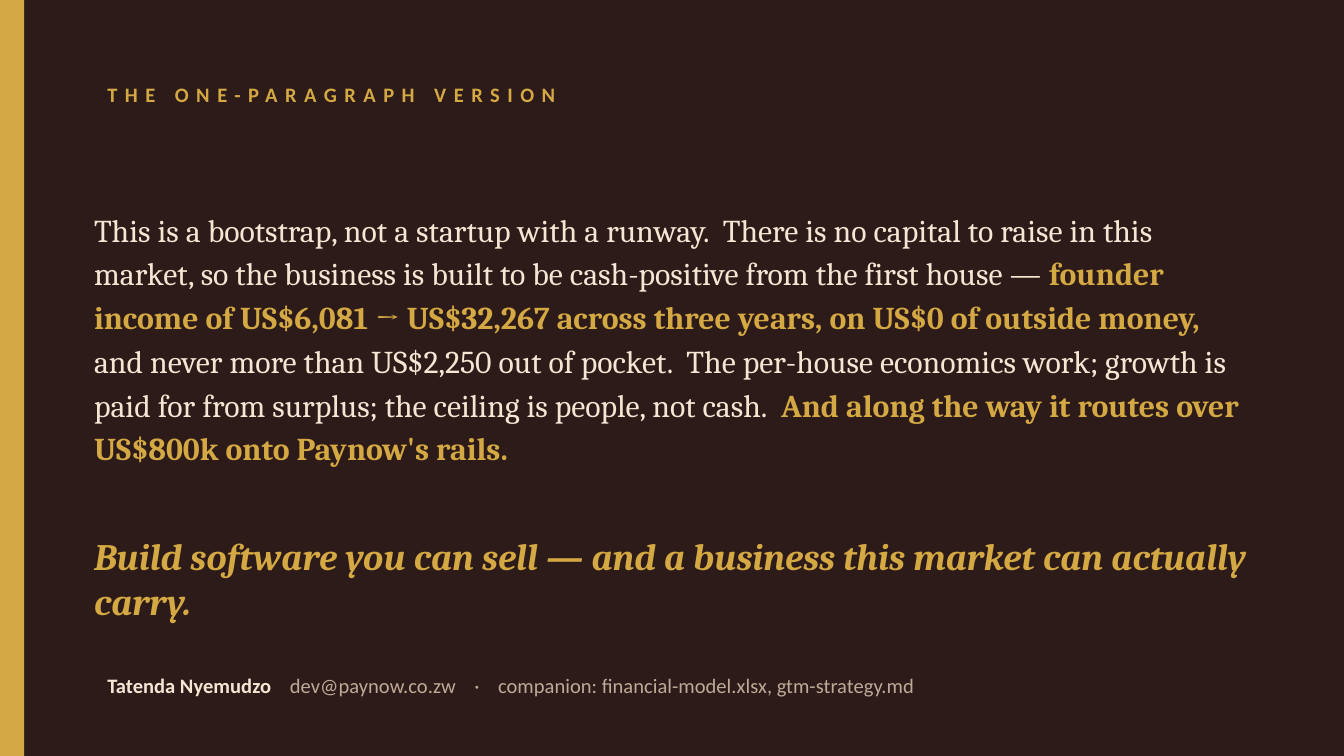
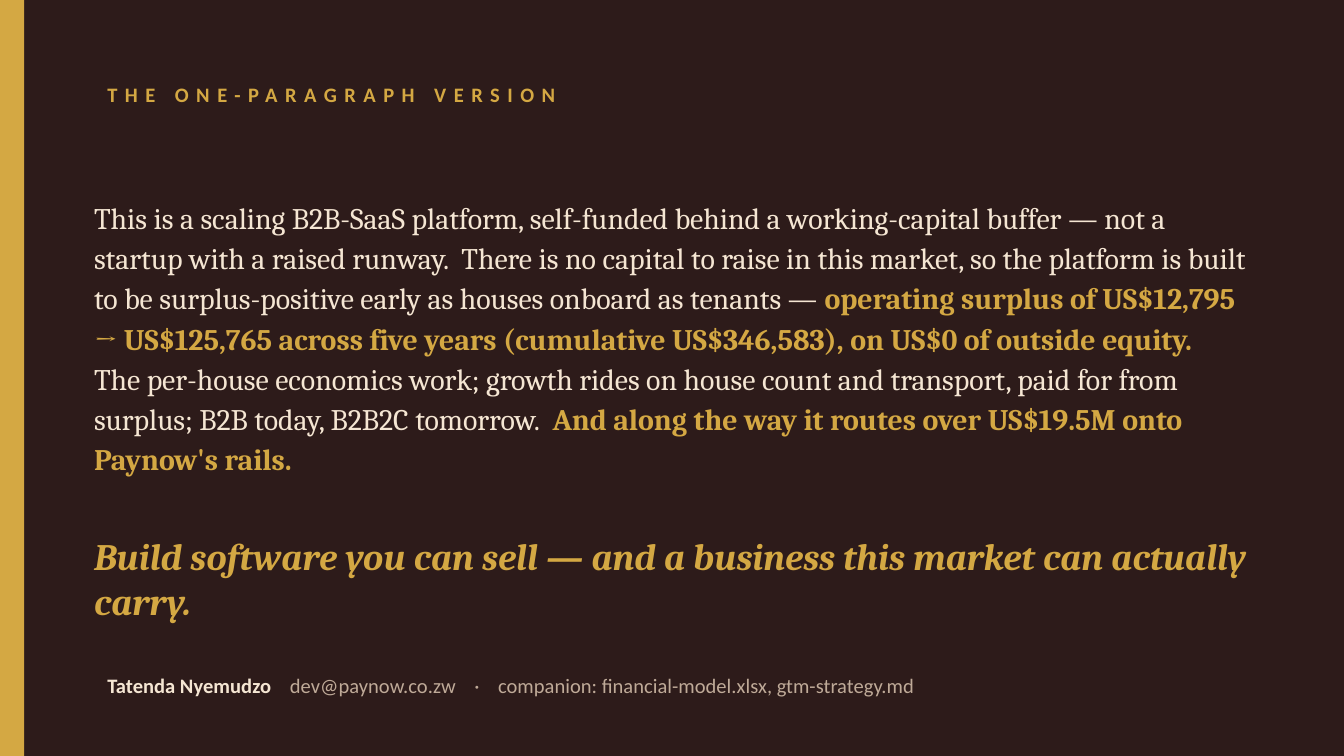
Before and after one commit to muudzo/livestockl, a slide deck: slide 11 of deliverables/business/financial-deck.pptx. Drawn at 1344x756 pixels with LibreOffice and Linux fonts; fonts in the diff are those of the drawing. Boxes give left, top, right and bottom in pixels: in the first picture for what was removed or moved away, otherwise in the second. Text is boxed around its words. In the diff, an @@ line names an element or a change of style, - is before the commit and + after.

```diff
--- a/deliverables/business/financial-deck.pptx
+++ b/deliverables/business/financial-deck.pptx
@@ text at box(94, 208, 1246, 477): text changed; size 17 to 16 pt @@
-This is a bootstrap, not a startup with a runway. There is no capital to raise in this market, so the business is built to be cash-positive from the first house — founder income of US$6,081 → US$32,267 across three years, on US$0 of outside money, and never more than US$2,250 out of pocket. The per-house economics work; growth is paid for from surplus; the ceiling is people, not cash. And along the way it routes over US$800k onto Paynow's rails.
+This is a scaling B2B-SaaS platform, self-funded behind a working-capital buffer — not a startup with a raised runway. There is no capital to raise in this market, so the platform is built to be surplus-positive early as houses onboard as tenants — operating surplus of US$12,795 → US$125,765 across five years (cumulative US$346,583), on US$0 of outside equity. The per-house economics work; growth rides on house count and transport, paid for from surplus; B2B today, B2B2C tomorrow. And along the way it routes over US$19.5M onto Paynow's rails.
```
Also in this commit, not shown: 9 other slides changed, 10 other files.
